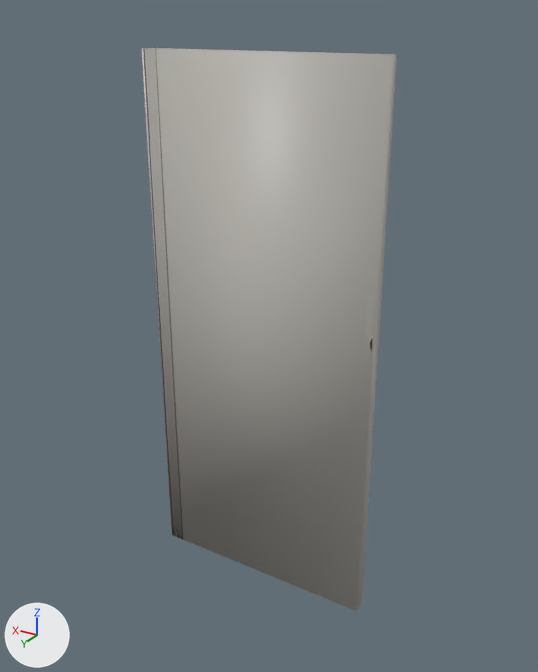
One commit to the glTF model project/Resources/TD3_3102/3d/door/door.gltf: the scene before it, then after it.
Rendered twice from a 50 mm camera at (-1.169, 1.894, 1.892) aimed at (-0.017, -0.026, 0.932). Arrows for +X, +Y and +Z are at lower left; the lights stay in place. The first picture is the older version. Vertices at exactly the same position are counted once.
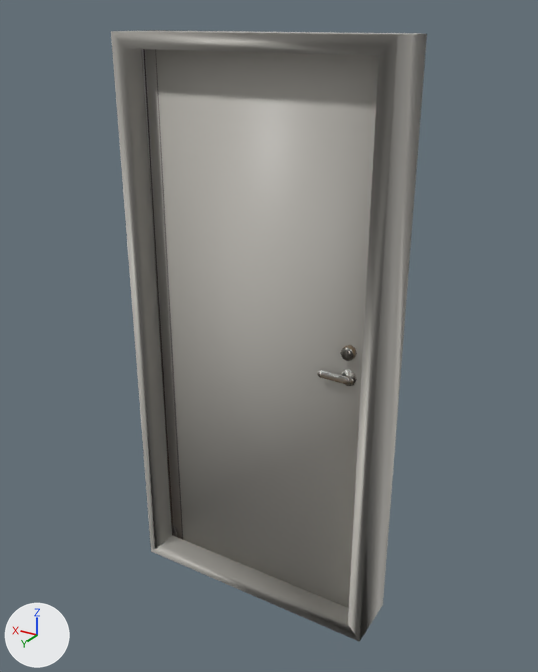
Boxes (x1, y1, x2, y2) around the edits, measured in the pictures (538 x 672 px):
'Circle.002', reshaped (24% wider, 9% taller)
    before: (142, 48, 397, 611)
    after: (111, 30, 427, 642)
part 1 of me_circle_003, added
    after: (340, 345, 357, 361)
part 2 of me_circle_003, added
    after: (317, 370, 357, 386)
part 3 of me_circle_003, added
    after: (111, 30, 427, 642)

The change in detail:
me_circle_003 is used by ob_circle_002; location (0.0, 0.0, 0.0).
me_circle_003 had 92 vertices, 160 faces and spanned x -0.4..0.4, y -0.05..0.03, z 0.0..1.8.
me_circle_003 now has 192 vertices, 340 faces and spans x -0.45..0.45, y -0.1..0.1, z -0.05..1.85.
me_circle_003 part 1: the loose piece of 17 vertices spanning x -0.35..-0.31, y -0.05..-0.02, z 0.95..0.99 is copied, and the copy is mirrored in y about the mesh origin; it spans x -0.35..-0.31, y 0.02..0.05, z 0.95..0.99.
me_circle_003 part 2: the loose piece of 67 vertices spanning x -0.36..-0.24, y -0.05..-0.02, z 0.86..0.91 is copied, and the copy is mirrored in y about the mesh origin; it spans x -0.36..-0.24, y 0.02..0.05, z 0.86..0.91.
me_circle_003 part 3: a new loose piece of 16 vertices spanning x -0.45..0.45, y -0.1..0.1, z -0.05..1.85, in mat_material_001 (picture img_door_jpg).
Other edits to the shape of me_circle_003 do not show in these pictures.
